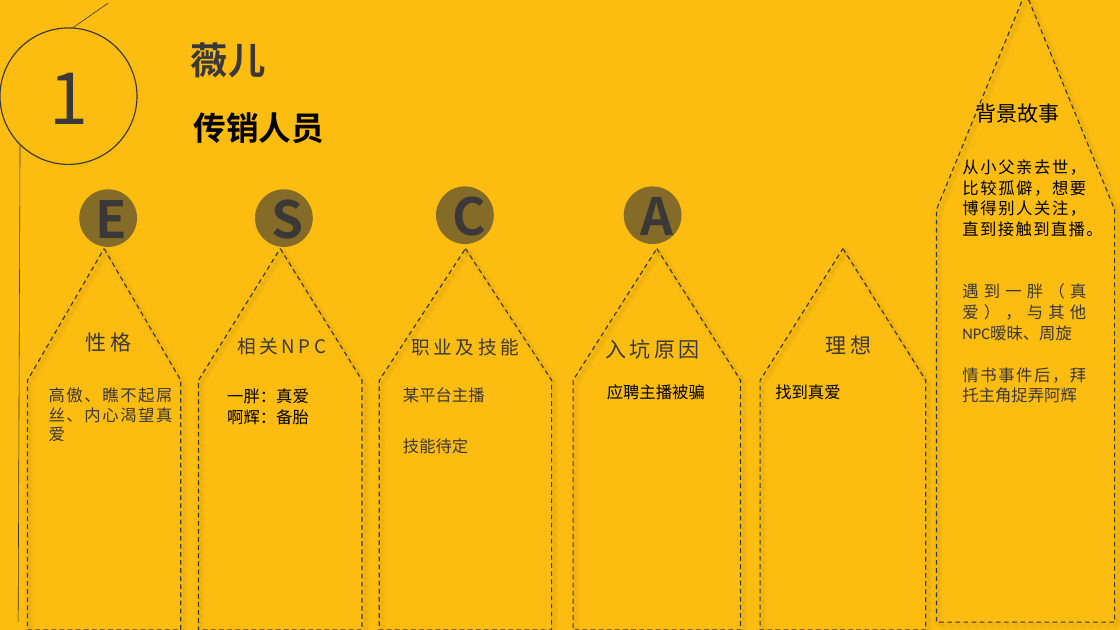
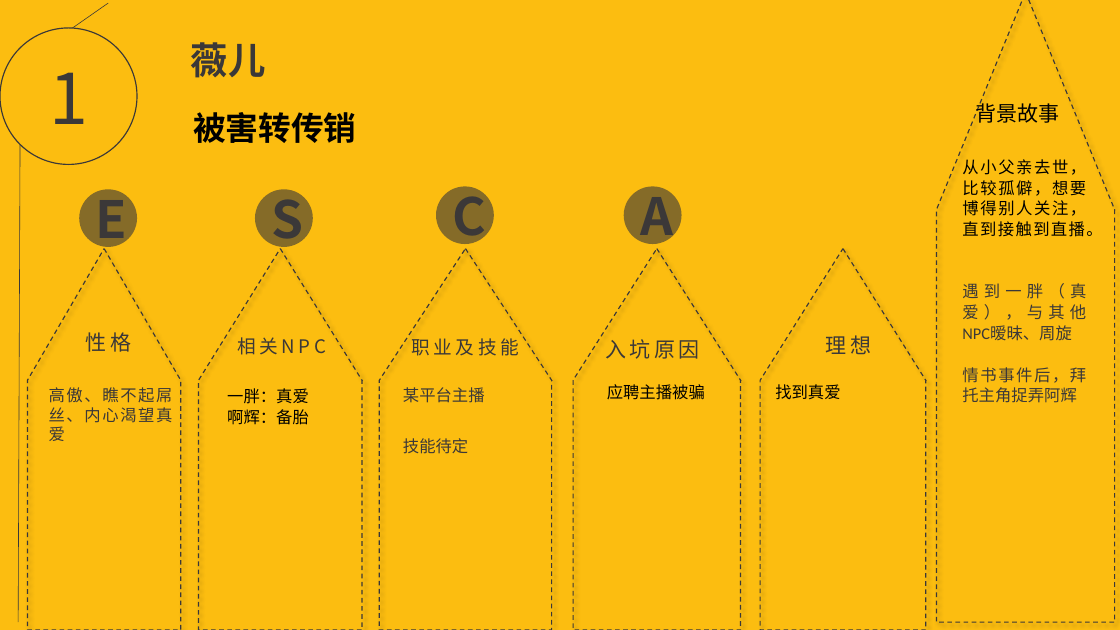
Before and after one commit to EscapeChuanxiao/ChuanXiao, a slide deck: slide 1 of escape.pptx. Drawn at 1120x630 pixels with LibreOffice and Linux fonts; fonts in the diff are those of the drawing; background and template pictures are left out. Boxes give left, top, right and bottom in pixels: in the first picture for what was removed or moved away, otherwise in the second. Text is boxed around its words. In the diff, an @@ line names an element or a change of style, - is before the commit and + after.

```diff
--- a/escape.pptx
+++ b/escape.pptx
@@ text at (193,112,356,143): text changed @@
-传销人员
+被害转传销
```
Also in this commit, not shown: 1 slide added, 2 other files.
